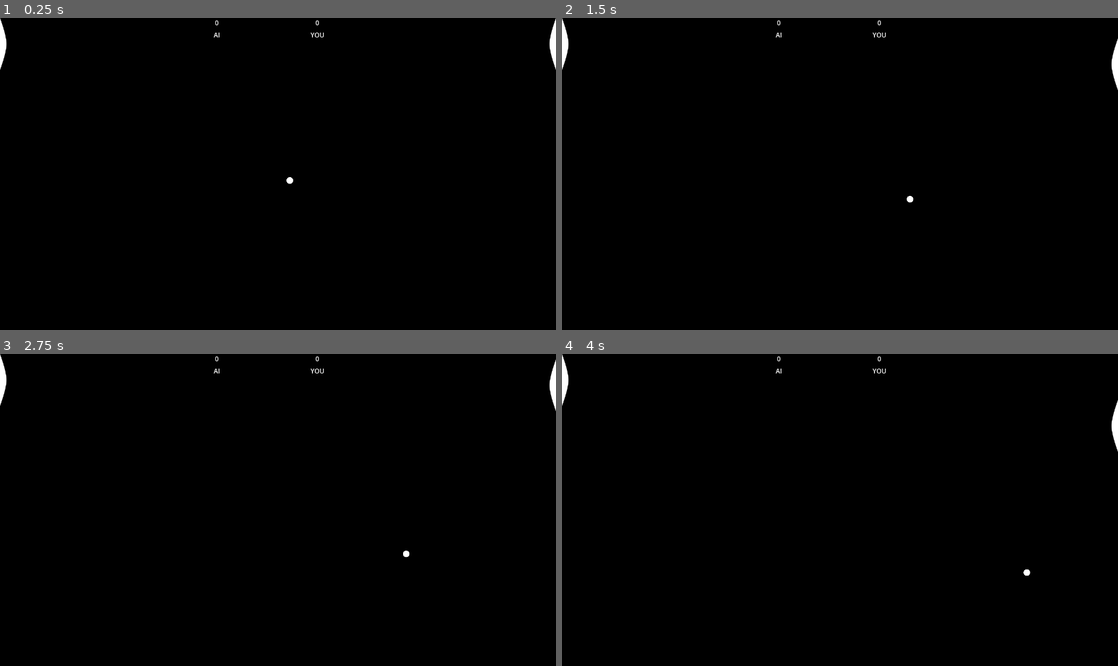
Above: before the commit, frames 1-4 (two rows, left to right).
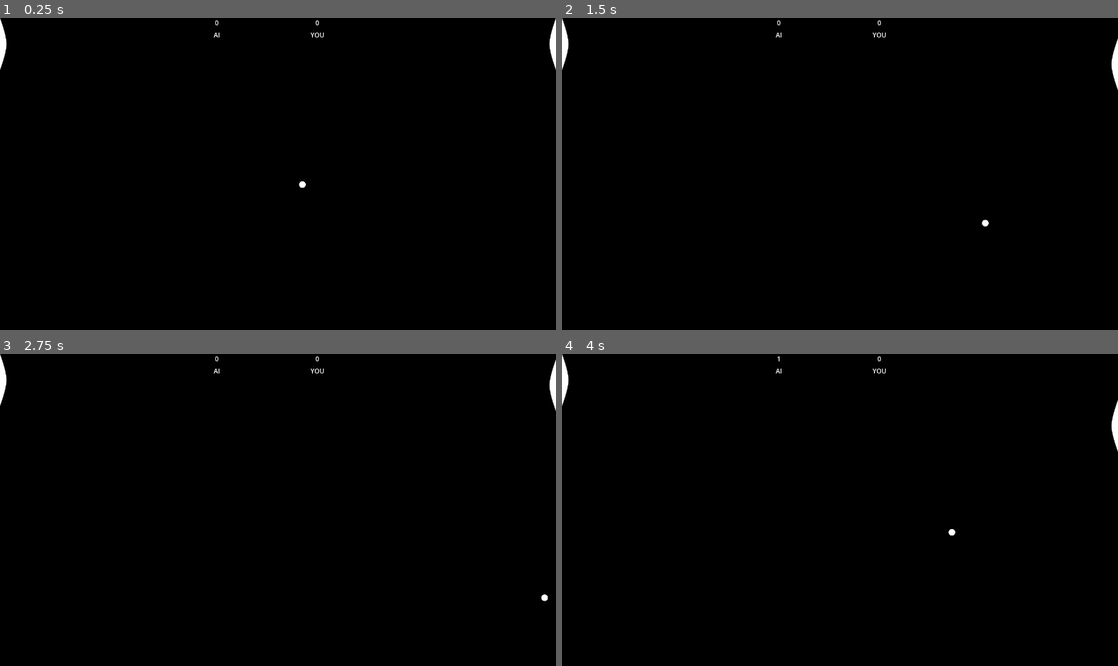
Above: after the commit, the same moments.

Repository: chaos-yeeter/pong
Game: Godot game, scene res://scenes/level.tscn
The game is run twice, just before and just after one commit, with the same random seed, the same clock (stepped at 60 frames per second) and the same inputs.
Inputs:
- Up to frame 1 (0.25 s): no input
- Up to frame 2 (1.5 s): tap Enter at 0.5 s; hold K (move_up) 0.53-1.28 s; hold J (move_down) from 1.28 s (still down)
- Up to frame 3 (2.75 s): release J (move_down) at 2.03 s; hold K (move_up) from 2.03 s (still down)
- Up to frame 4 (4 s): release K (move_up) at 3.53 s; hold J (move_down) from 3.53 s (still down)

The runs differ from the first frame. In frame 1, less than 0.1% of the frame differs, in the area x 51-55%, y 51-55%; in frame 2, less than 0.1%; in frame 3, less than 0.1%; in frame 4, less than 0.1%, in the area x 38-85%, y 0-72%.

Commit message:
fix(ball): Fix inconsistent ball speeds
- Ball velocity was inconsistent due to incorrect random velocity
  calculation
- Fix this by setting velocity = normalized vector * movement speed

Diff:
--- a/scripts/ball_movement.gd
+++ b/scripts/ball_movement.gd
@@ -14,7 +14,7 @@
 	self.set_position(_initial_position)
 
 func _set_random_velocity():
-	velocity = Vector2(randf_range(0.4, 0.7), randf_range(-0.7, 0.7)) * MOVEMENT_SPEED
+	velocity = Vector2(randf_range(0.4, 0.7), randf_range(-0.7, 0.7)).normalized() * MOVEMENT_SPEED
 
 func _process(delta):
 	var collision_info = move_and_collide(velocity * delta)
